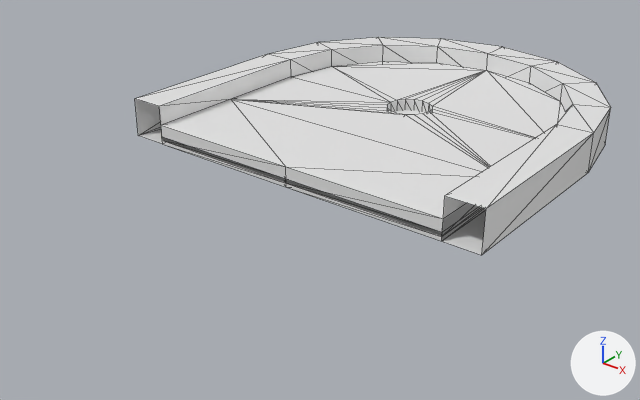
The glTF model static/block/end/1.glb as it was, and as the next commit left it.
Both versions are drawn from a 50 mm camera at (5.98, -9.36, 4.24) aimed at (-0.06, -1.82, -0.44). Arrows for +X, +Y and +Z are at lower right; the lights stay in place. Mesh edges are drawn as thin lines. Vertices at the same position are counted once.

Names of what the first picture shows: 'convexHull_0_wall', 'trimesh_0_slab', 'trimesh_0_wall.001'.
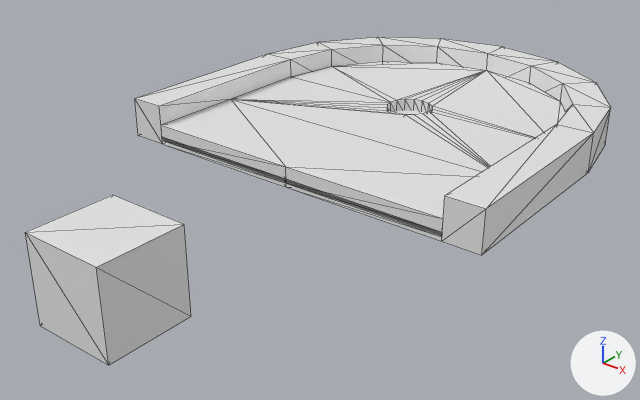
What differs and where, as boxes [x1, y1, x2, y2] in the pictures (640 x 400 px):
'trimesh_0_slab', reshaped
    before: [161, 61, 566, 237]
    after: [161, 61, 566, 219]
'slot', added
    after: [25, 195, 191, 365]
'cap', added
    after: [135, 99, 486, 255]
'convexHull_0_wall', reshaped (not visible afterwards)
    before: [162, 140, 486, 241]
part 1 of me_courseslab, deleted
    before: [161, 126, 443, 237]
part 2 of me_groundslab_001, deleted
    before: [162, 140, 442, 241]

What changed in the scene script:
```text
Change me_courseslab:
    where me_courseslab.from_pydata(...)  # 60 vertices, 120 faces; spans x -2.05..2.05, y -2.5..2.05, z 0.05..0.25
    used by ob_trimesh_0_slab; location = (0.0, 0.0, 0.0)
    verts and faces of me_courseslab; kept vertices keep their numbers, new ones are numbered from 60
    before: 2 (-2.05, -2.5, 0.05) at pixel (162, 140), 7 (0.0, -2.5, 0.05) at pixel (286, 183), 13 (2.05, -2.5, 0.05) at pixel (441, 236), 16 (-2.05, -2.5, 0.25) at pixel (161, 125), 21 (0.0, -2.5, 0.25) at pixel (285, 166)
    before: 27 (2.05, -2.5, 0.25) at pixel (443, 218)
    me_courseslab part 1
    add delete_faces([(2, 7, 21), (2, 21, 16), (7, 13, 27), (7, 27, 21)])
Change me_groundslab_001:
    where me_groundslab_001.from_pydata(...)  # 28 vertices, 52 faces; spans x -2.05..2.05, y -2.5..2.05, z 0.0..0.05
    used by ob_convexhull_0_wall; location = (0.0, 0.0, 0.0)
    verts and faces of me_groundslab_001; kept vertices keep their numbers, new ones are numbered from 28
    before: 2 (-2.05, -2.5, 0.0) at pixel (162, 144), 7 (0.0, -2.5, 0.0) at pixel (286, 187), 13 (2.05, -2.5, 0.0) at pixel (441, 241), 16 (-2.05, -2.5, 0.05) at pixel (162, 140), 21 (0.0, -2.5, 0.05) at pixel (286, 183)
    before: 27 (2.05, -2.5, 0.05) at pixel (441, 236)
    me_groundslab_001 part 2
    add delete_faces([(2, 7, 21), (2, 21, 16), (7, 13, 27), (7, 27, 21)])
Add me_cube:
    me_cube.from_pydata(...)  # a box spanning x -0.5..0.5, y -0.5..0.5, z -0.5..0.5
Add me_groundslab_002:
    me_groundslab_002.from_pydata([(-2.05, -2.5, 0.0), (0.0, -2.5, 0.0), (2.05, -2.5, 0.0), (-2.05, -2.5, 0.05), (0.0, -2.5, 0.05), (2.05, -2.5, 0.05), (2.05, -2.5, 0.0), (2.05, -2.5, 0.5), (2.5, -2.5, 0.0), (2.5, -2.5, 0.5), (-2.05, -2.5, 0.0), (-2.05, -2.5, 0.5), (-2.5, -2.5, 0.0), (-2.5, -2.5, 0.5), (-2.05, -2.5, 0.05), (0.0, -2.5, 0.05), (2.05, -2.5, 0.05), (-2.05, -2.5, 0.25), (0.0, -2.5, 0.25), (2.05, -2.5, 0.25)], [], [(0, 1, 4), (0, 4, 3), (1, 2, 5), (1, 5, 4), (6, 8, 9), (6, 9, 7), (10, 11, 13), (10, 13, 12), (14, 15, 18), (14, 18, 17), (15, 16, 19), (15, 19, 18)])
Add ob_slot:
    ob_slot = bpy.data.objects.new('slot', me_cube)
    ob_slot.location = (0.0, -5.0, 0.0)
Add ob_cap:
    ob_cap = bpy.data.objects.new('cap', me_groundslab_002)
    ob_cap.location = (0.0, 0.0, 0.0)
```
